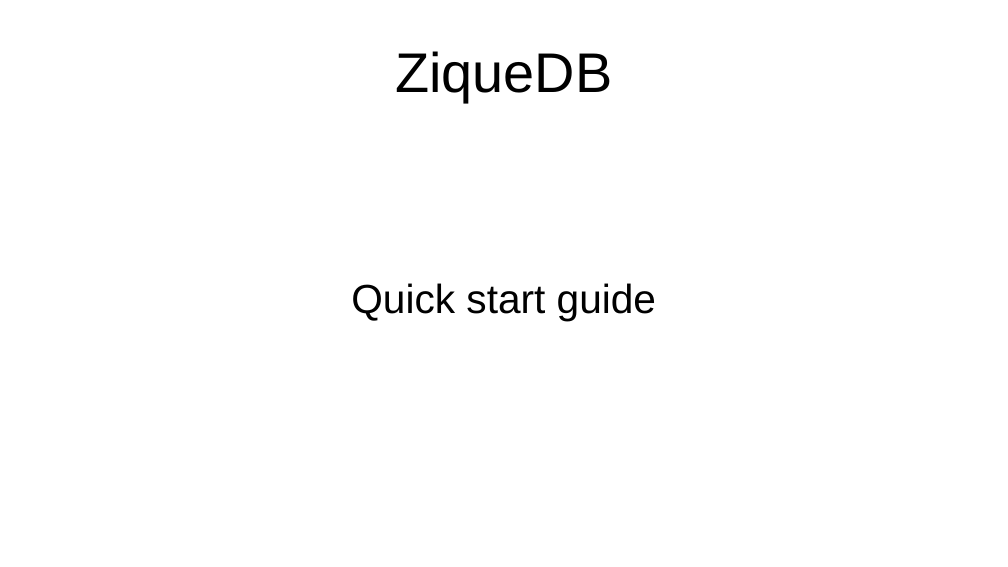
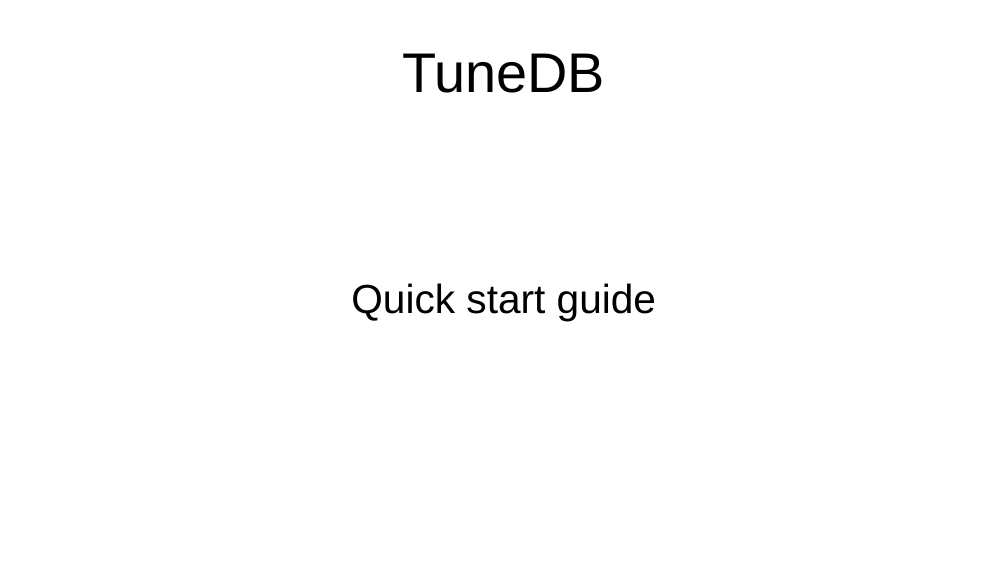
Before and after one commit to py60800/tunedb, a slide deck: slide 1 of doc/Manual.odp. Drawn at 1008x567 pixels with LibreOffice and Linux fonts; fonts in the diff are those of the drawing. Boxes give left, top, right and bottom in pixels: in the first picture for what was removed or moved away, otherwise in the second. Text is boxed around its words. In the diff, an @@ line names an element or a change of style, - is before the commit and + after.

```diff
--- a/doc/Manual.odp
+++ b/doc/Manual.odp
@@ title at (402,53,605,93): text changed @@
-ZiqueDB
+TuneDB
```
Also in this commit, not shown: 10 other slides changed, 1 slide added, 2 slides removed, 3 other files.
